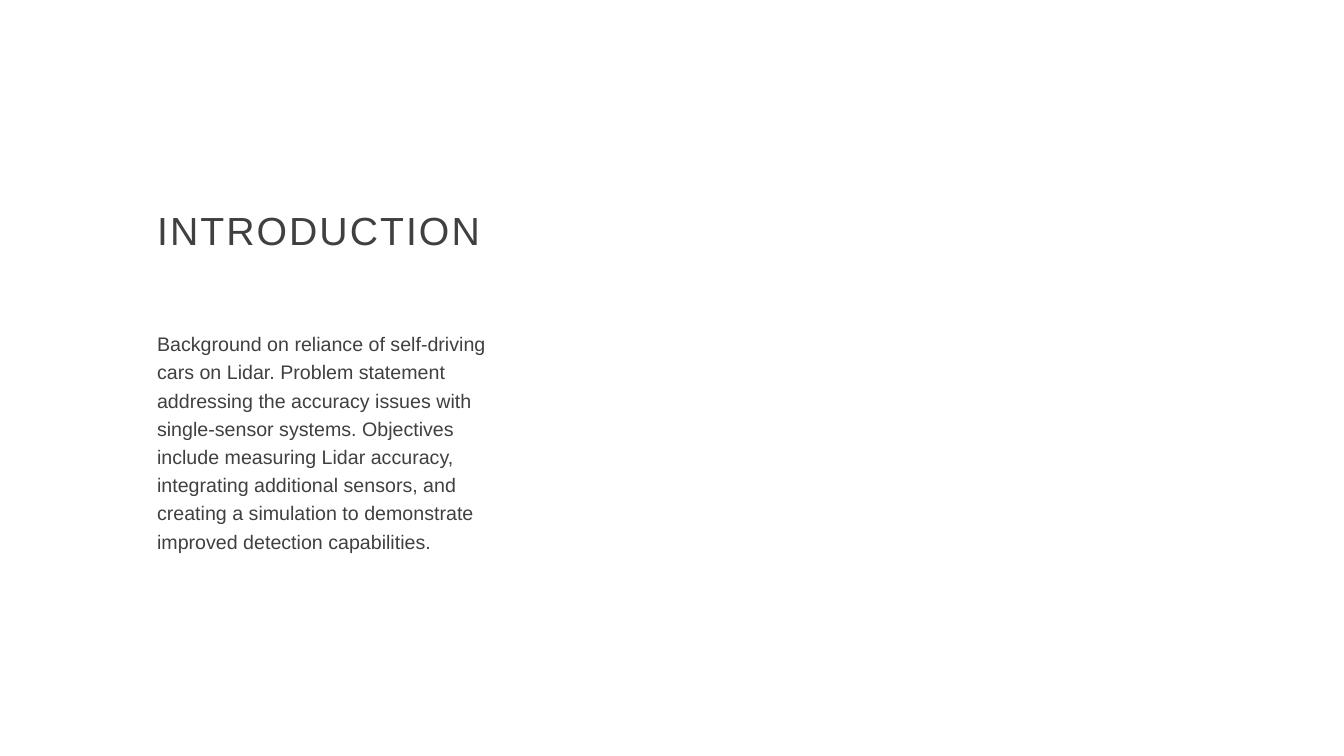
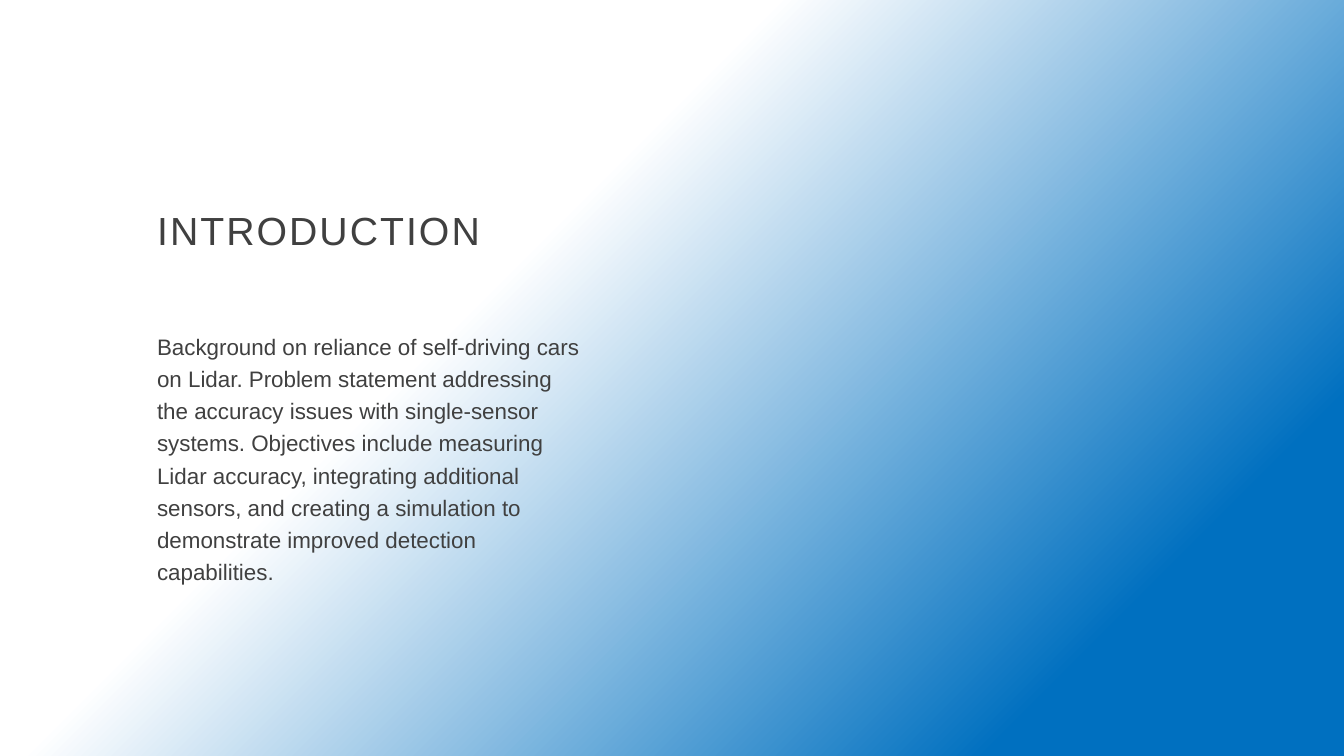
Before and after one commit to gauravsurtani/AI-and-Data-Engineering, a slide deck: slide 3 of Final_Project/Project Proposal/Project-Proposal-Presentation.pptx. Drawn at 1344x756 pixels with LibreOffice and Linux fonts; fonts in the diff are those of the drawing; background and template pictures are left out. Boxes give left, top, right and bottom in pixels: in the first picture for what was removed or moved away, otherwise in the second. Text is boxed around its words. In the diff, an @@ line names an element or a change of style, - is before the commit and + after.

```diff
--- a/Final_Project/Project Proposal/Project-Proposal-Presentation.pptx
+++ b/Final_Project/Project Proposal/Project-Proposal-Presentation.pptx
@@ background #FFFFFF to gradient #FFFFFF to #0070C0 @@
@@ text "Background on reliance of self-driving ..." at bbox=[157, 338, 579, 585]: size 14 to 16 pt @@
```
Also in this commit, not shown: 7 other slides changed, 1 slide removed, 33 other files.
